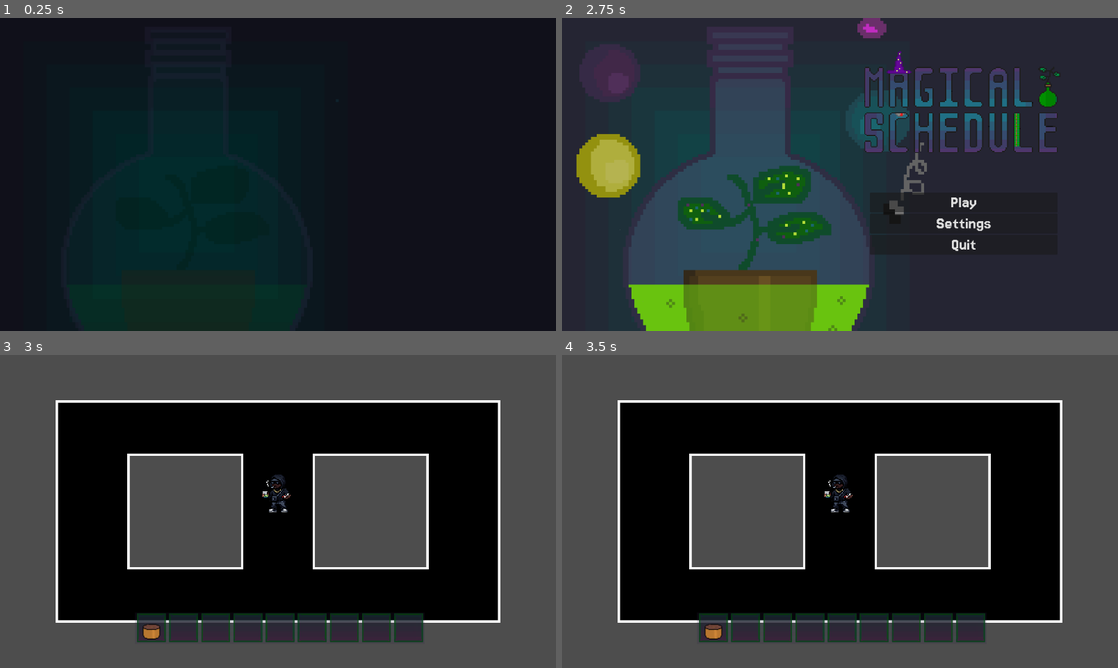
Above: before the commit, frames 1-4 (two rows, left to right).
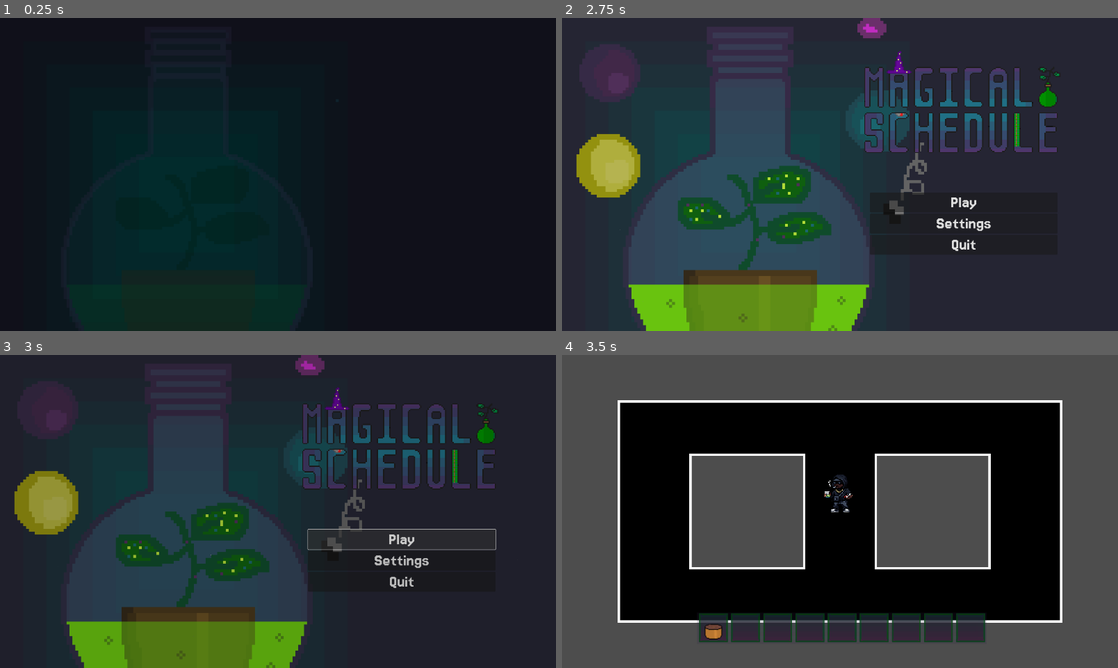
Above: after the commit, the same moments.

Repository: Magical-Schedule/magical-schedule
Game: Godot game, scene res://scenes/Menu/MainMenu.tscn
Same seed, same stepped clock (60 frames per second), same inputs: the game is played once before the commit and once after it.
Inputs (mouse positions are in pixels of both pictures, inside the frame that each line leads up to):
- Up to frame 1 (0.25 s): no input
- Up to frame 2 (2.75 s): tap Enter at 0.5 s; move the mouse to (962, 158) at 0.52 s; hold D (move_right) 0.53-1.28 s; click (962, 158) at 0.67 s; move the mouse to (728, 190) at 1.27 s; hold S (move_down) 1.28-2.03 s; click (728, 190) at 1.42 s; move the mouse to (895, 105) at 2.02 s; hold D (move_right) from 2.03 s (still down); click (895, 105) at 2.17 s
- Up to frame 3 (3 s): release D (move_right) at 2.75 s; click "Play" at 2.75 s
- Up to frame 4 (3.5 s): no input

Frames 1-2 are identical in both runs. In frame 3, 98% of the frame differs, in the area x 0-100%, y 0-100%; in frame 4, nothing differs.

Commit message:
Restored fade when transitioning to level

Diff:
--- a/scenes/Menu/MainMenu.tscn
+++ b/scenes/Menu/MainMenu.tscn
@@ -101,5 +101,12 @@
 theme_override_styles/panel = SubResource("StyleBoxTexture_4ms1j")
 script = ExtResource("6_4ms1j")
 
+[node name="Fade" type="ColorRect" parent="."]
+layout_mode = 0
+offset_right = 1920.0
+offset_bottom = 1080.0
+mouse_filter = 2
+color = Color(0, 0, 0, 1)
+
 [connection signal="pressed" from="MainMenuButtons/Play" to="." method="_on_play_pressed"]
 [connection signal="pressed" from="MainMenuButtons/Quit" to="." method="_on_quit_pressed"]
--- /dev/null
+++ b/scenes/Menu/MenuTheme.tres
@@ -0,0 +1,9 @@
+[gd_resource type="Theme" load_steps=2 format=3 uid="uid://y0dbpcg64xsj"]
+
+[ext_resource type="FontFile" uid="uid://cvfy3l2k8mmtb" path="res://assets/fonts/Jersey15-Regular.ttf" id="1_1lb2d"]
+
+[resource]
+Button/font_sizes/font_size = 60
+Button/fonts/font = ExtResource("1_1lb2d")
+Label/font_sizes/font_size = 150
+Label/fonts/font = ExtResource("1_1lb2d")
--- a/scenes/Menu/main_menu.gd
+++ b/scenes/Menu/main_menu.gd
@@ -3,31 +3,43 @@
 var playScene : String = "res://Scenes/dev/playground.tscn"
 
 @export var fade_time := 1.5
+@export var fade_out := 0.5
 
 @onready var image_a: NinePatchRect = $FadedBg
 @onready var image_b: NinePatchRect = $IconBg
+@onready var fade: ColorRect = $Fade
 
 func _ready():
+	fade.modulate.a = 0.0
+	fade.visible = true
 	image_b.modulate.a = 0.0
+
 	await get_tree().create_timer(0.5).timeout
 	fade_to_image_b()
 
 func fade_to_image_b():
 	var tween := create_tween()
 	tween.set_parallel(true)
-
 	tween.tween_property(image_a, "modulate:a", 0.0, fade_time)
 	tween.tween_property(image_b, "modulate:a", 0.8, fade_time)
 
-
-func _process(delta: float) -> void:
-	pass
-
 func _on_quit_pressed() -> void:
-	print("Exit pressed")
 	get_tree().quit()
 
+func _on_play_pressed() -> void:
+	fade_then_load_scene(playScene)
 
-func _on_play_pressed() -> void:
-	#GF oz. GameFlow je global script ki ureja tranzicije med scenami in podobne zadeve.
-	GF.load_scene(playScene)
+func fade_then_load_scene(scene_path: String) -> void:
+	fade.modulate.a = 0.0
+	fade.visible = true
+
+	await get_tree().process_frame
+
+	var tween = create_tween()
+	tween.set_trans(Tween.TRANS_SINE)
+	tween.set_ease(Tween.EASE_IN)
+	tween.tween_property(fade, "modulate:a", 1.0, fade_out)
+
+	await tween.finished
+
+	GF.load_scene(scene_path)
--- /dev/null
+++ b/scenes/Menu/pause_menu.gd
@@ -0,0 +1,11 @@
+extends Control
+
+
+# Called when the node enters the scene tree for the first time.
+func _ready() -> void:
+	pass # Replace with function body.
+
+
+# Called every frame. 'delta' is the elapsed time since the previous frame.
+func _process(delta: float) -> void:
+	pass
Not shown, added: scenes/Menu/pause_menu.gd.uid
